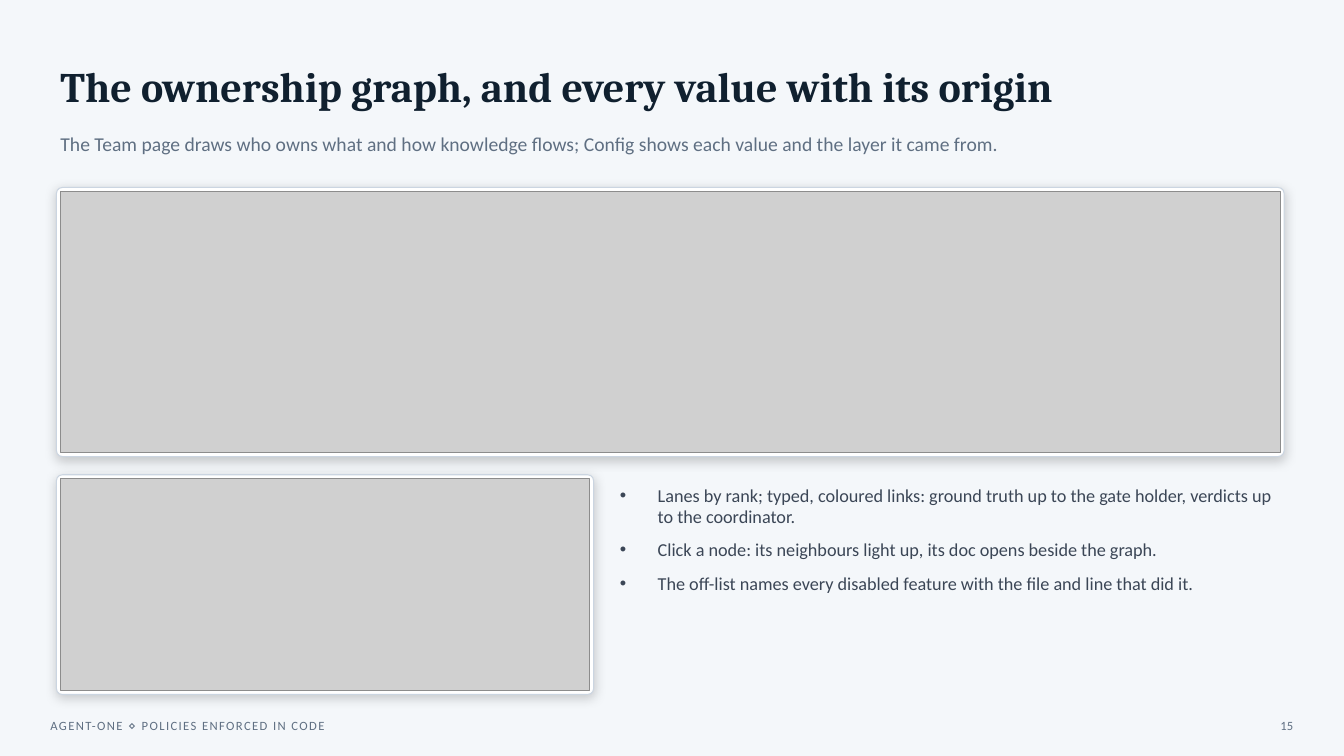
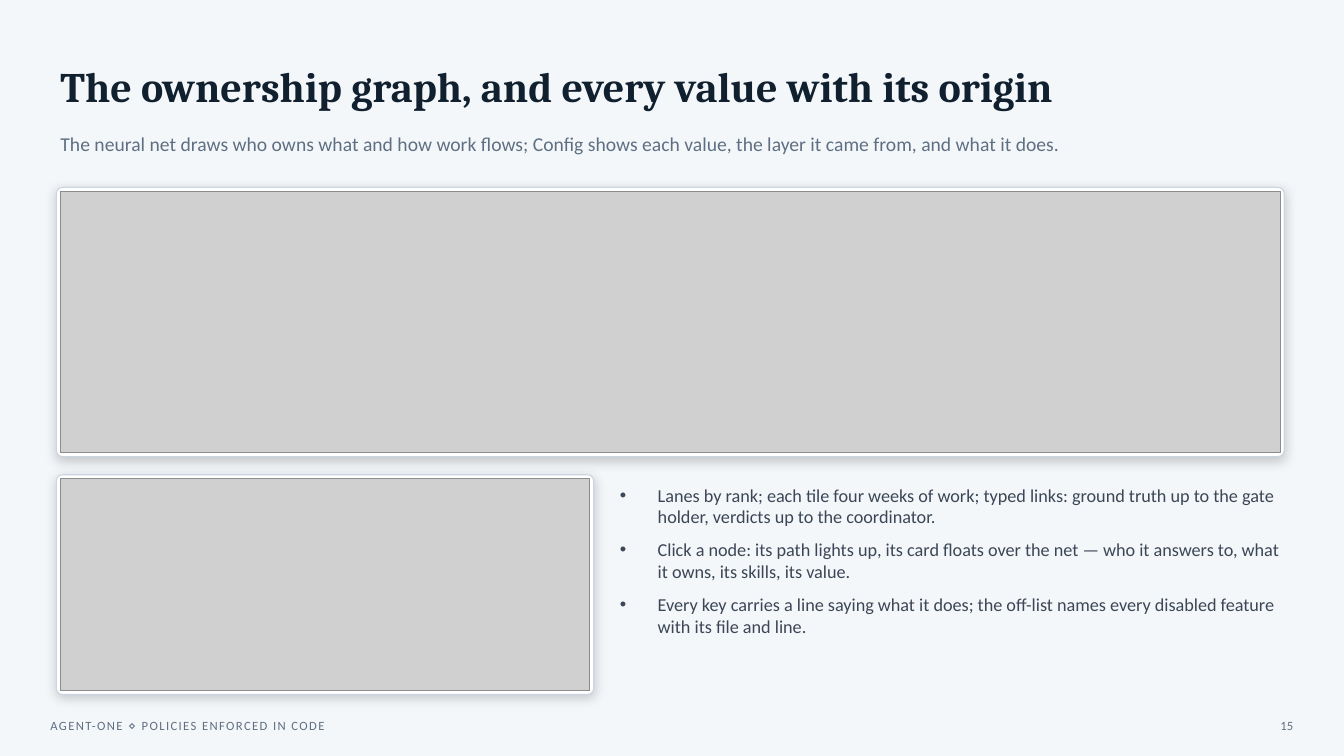
Before and after one commit to Kaginari/agent-one, a slide deck: slide 15 of presentations/agent-one-binary.pptx. Drawn at 1344x756 pixels with LibreOffice and Linux fonts; fonts in the diff are those of the drawing; grey boxes stand for pictures. Boxes give left, top, right and bottom in pixels: in the first picture for what was removed or moved away, otherwise in the second. Text is boxed around its words. In the diff, an @@ line names an element or a change of style, - is before the commit and + after.

Commit message:
presentations: the decks brought to v0.3.0 — fresh captures, the one-page board, the current CLI and numbers, what v0.2 and v0.3 delivered, the harness talk's measured-and-healed slide and registry policy (EN, FR); the stress-and-value deck in the Slides fonts

```diff
--- a/presentations/agent-one-binary.pptx
+++ b/presentations/agent-one-binary.pptx
@@ text at bbox=[60, 137, 1059, 155]: text changed @@
-The Team page draws who owns what and how knowledge flows; Config shows each value and the layer it came from.
+The neural net draws who owns what and how work flows; Config shows each value, the layer it came from, and what it does.
@@ text at bbox=[658, 489, 1279, 633]: text changed @@
-• Lanes by rank; typed, coloured links: ground truth up to the gate holder, verdicts up to the coordinator.
-• Click a node: its neighbours light up, its doc opens beside the graph.
-• The off-list names every disabled feature with the file and line that did it.
+• Lanes by rank; each tile four weeks of work; typed links: ground truth up to the gate holder, verdicts up to the coordinator.
+• Click a node: its path lights up, its card floats over the net — who it answers to, what it owns, its skills, its value.
+• Every key carries a line saying what it does; the off-list names every disabled feature with its file and line.
```
Also in this commit, not shown: 11 other slides changed, 1 slide added, 1 slide removed, 3 other files.
